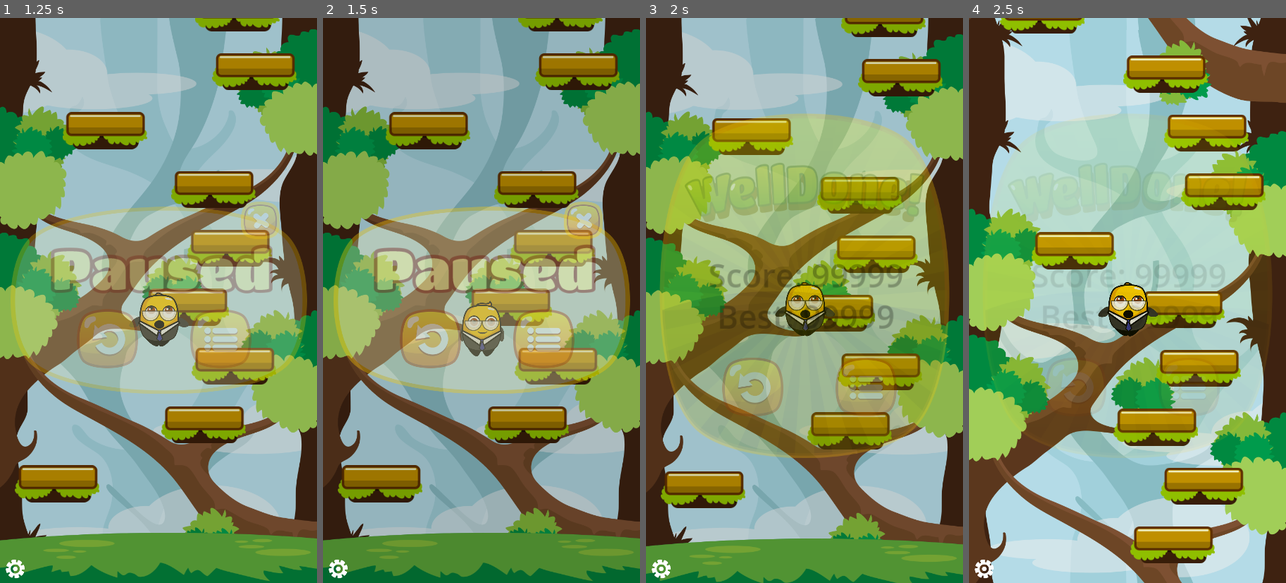
Above: before the commit, frames 1-4 (left to right).
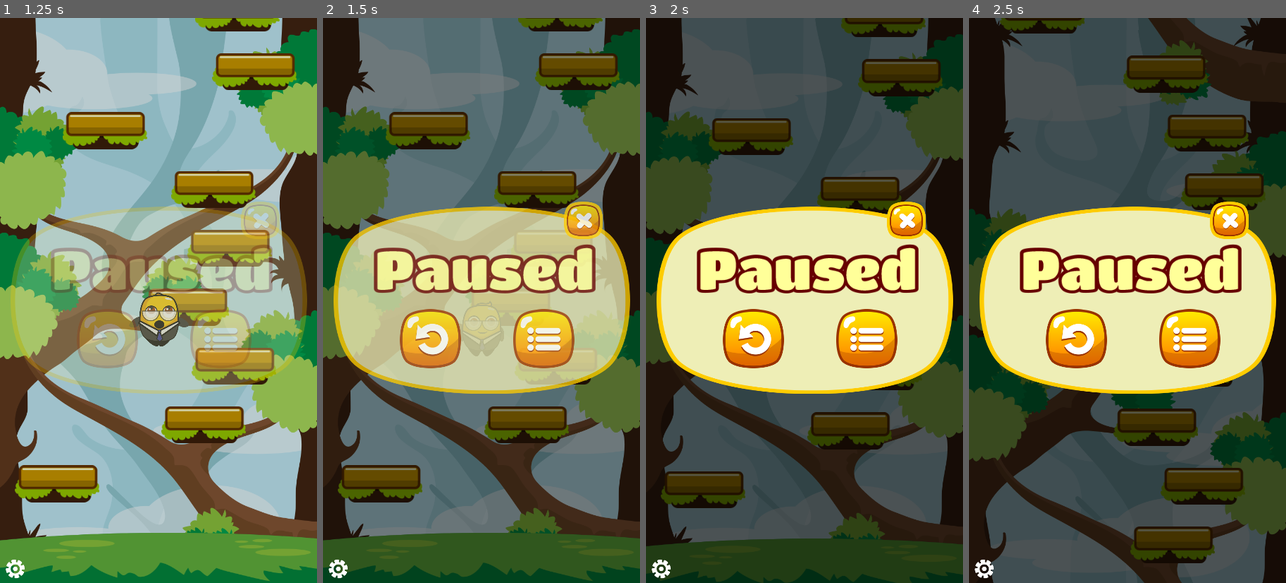
Above: after the commit, the same moments.

Repository: marleeeeeey/game_mvp_003_jumper_jam
Game: Godot game, scene res://scenes/main.tscn
The game is run twice, just before and just after one commit, with the same random seed, the same clock (stepped at 60 frames per second) and the same inputs.
Inputs (mouse positions are in pixels of both pictures, inside the frame that each line leads up to):
- Up to frame 1 (1.25 s): click (158, 385) at 0.52 s
- Up to frame 2 (1.5 s): click (430, 340) at 1.27 s
- Up to frame 3 (2 s): no input
- Up to frame 4 (2.5 s): click (1076, 385) at 2.02 s

Frame 1 is identical in both runs. In frame 2, 91% of the frame differs, in the area x 0-100%, y 0-100%; in frame 3, 100%; in frame 4, 100%.

Commit message:
47. Disable button interactions when fade-in/fade-out animated.

Diff:
--- a/scenes/title_screen.tscn
+++ b/scenes/title_screen.tscn
@@ -88,10 +88,10 @@
 anchor_top = 0.5
 anchor_right = 0.5
 anchor_bottom = 0.5
-offset_left = -121.5
-offset_top = 30.0
-offset_right = 121.5
-offset_bottom = 270.0
+offset_left = -101.5
+offset_top = 50.0
+offset_right = 141.5
+offset_bottom = 290.0
 grow_horizontal = 2
 grow_vertical = 2
 texture_normal = ExtResource("3_2gq5q")
--- a/scripts/base_screen.gd
+++ b/scripts/base_screen.gd
@@ -3,6 +3,9 @@
 func _ready():
 	visible = false
 	modulate.a = 0.0
+
+	# Disable all the screen buttons.
+	get_tree().call_group("buttons", "set_disabled", true)
 
 func appear():
 	visible = true
@@ -11,6 +14,9 @@
 	return tween
 
 func disapear():
+	# Disable all the screen buttons.
+	get_tree().call_group("buttons", "set_disabled", true)
+
 	var tween = get_tree().create_tween()
 	tween.tween_property(self, "modulate:a", 0.0, 0.5) # set modulate.alpha property
 	return tween
--- a/scripts/screens.gd
+++ b/scripts/screens.gd
@@ -54,3 +54,6 @@
 	current_screen = new_screen
 	if current_screen:
 		var appear_tween = current_screen.appear()
+		await(appear_tween.finished)
+		# Enable all the screen buttons.
+		get_tree().call_group("buttons", "set_disabled", false)
Not shown, changed: README.md
